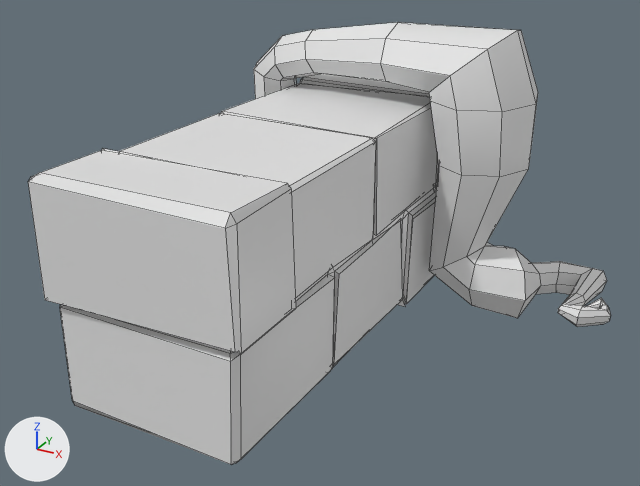
One commit to the Blender file _Art/Environment/babywall.blend: the scene before it, then after it.
Both versions are drawn from a camera (50 mm lens) standing at (1.78, -2.85, 1.91) and looking at (0.2, 0.03, 0.47). Lighting does not change. The marker at lower left points along +X, +Y and +Z. Mesh edges are drawn as thin lines.
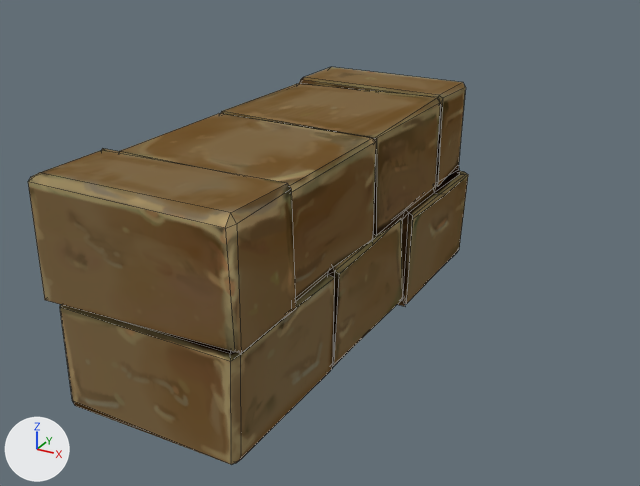
Edits to the scene script, one JSON object a line:
```json
{"op": "add", "block": "img_babywall_png", "code": ["img_babywall_png = load_image('babywall.png', 'Texturen/babywall.png', 1024, 1024, 'sRGB')"]}
{"op": "remove", "block": "mat_material", "code": "mat_material.base_color = (0.8, 0.8, 0.8)  # white #e7e7e7"}
{"op": "add", "block": "mat_material", "code": "mat_material.texture = img_babywall_png"}
{"op": "set", "path": "mat_material.roughness", "old": "0.4", "new": "1.0"}
{"op": "add", "block": "mat_material", "code": "mat_material.specular_ior_level = 0.0"}
{"op": "remove", "block": "ob_cylinder", "code": ["ob_cylinder = bpy.data.objects.new('Cylinder', me_cylinder_000)", "ob_cylinder.location = (0.718, 0.718, -0.113)", "ob_cylinder.scale = (0.134, 0.134, 0.134)"]}
```

Boxes [x1, y1, x2, y2] around the edits, measured in the pictures (640 x 486 px):
```json
{"object": "Cube", "change": "surface changed", "before": [28, 67, 468, 464], "after": [28, 67, 468, 464], "on screen": "grey to brown"}
{"object": "Cylinder", "change": "deleted", "before": [254, 22, 611, 327]}
```
